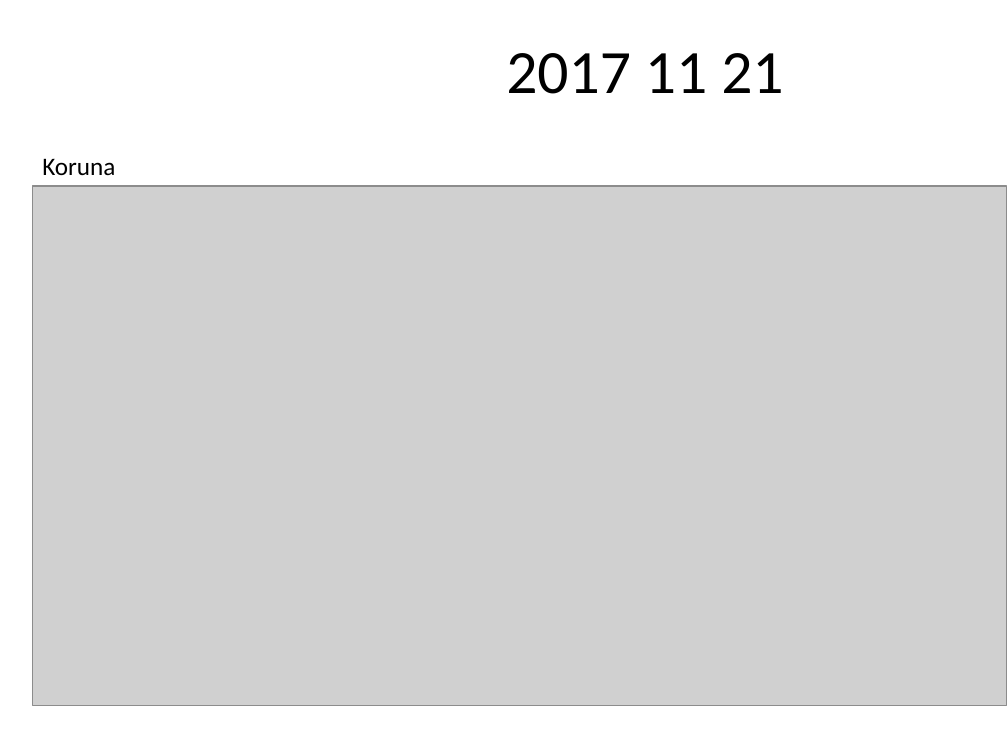
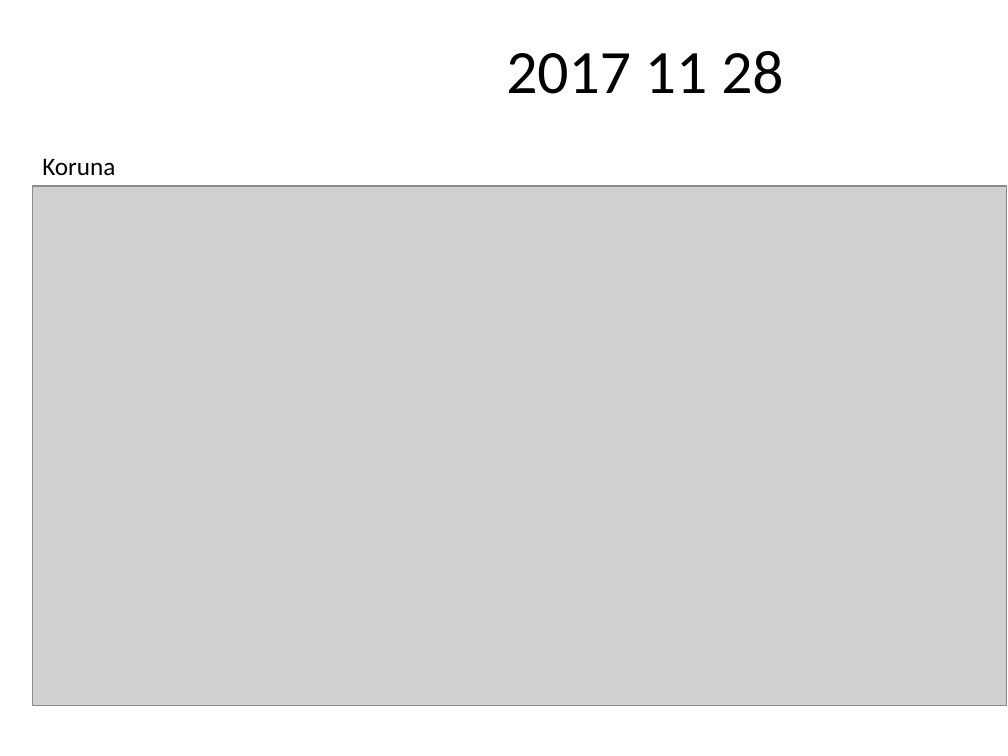
Before and after one commit to CeLLko/report-generator, a slide deck: slide 1 of name.pptx. Drawn at 1008x756 pixels with LibreOffice and Linux fonts; fonts in the diff are those of the drawing; grey boxes stand for pictures. Boxes give left, top, right and bottom in pixels: in the first picture for what was removed or moved away, otherwise in the second. Text is boxed around its words. In the diff, an @@ line names an element or a change of style, - is before the commit and + after.

```diff
--- a/name.pptx
+++ b/name.pptx
@@ title at (506, 51, 783, 94): text changed @@
-2017 11 21
+2017 11 28
```
Also in this commit, not shown: 1 slide removed, 12 other files.
